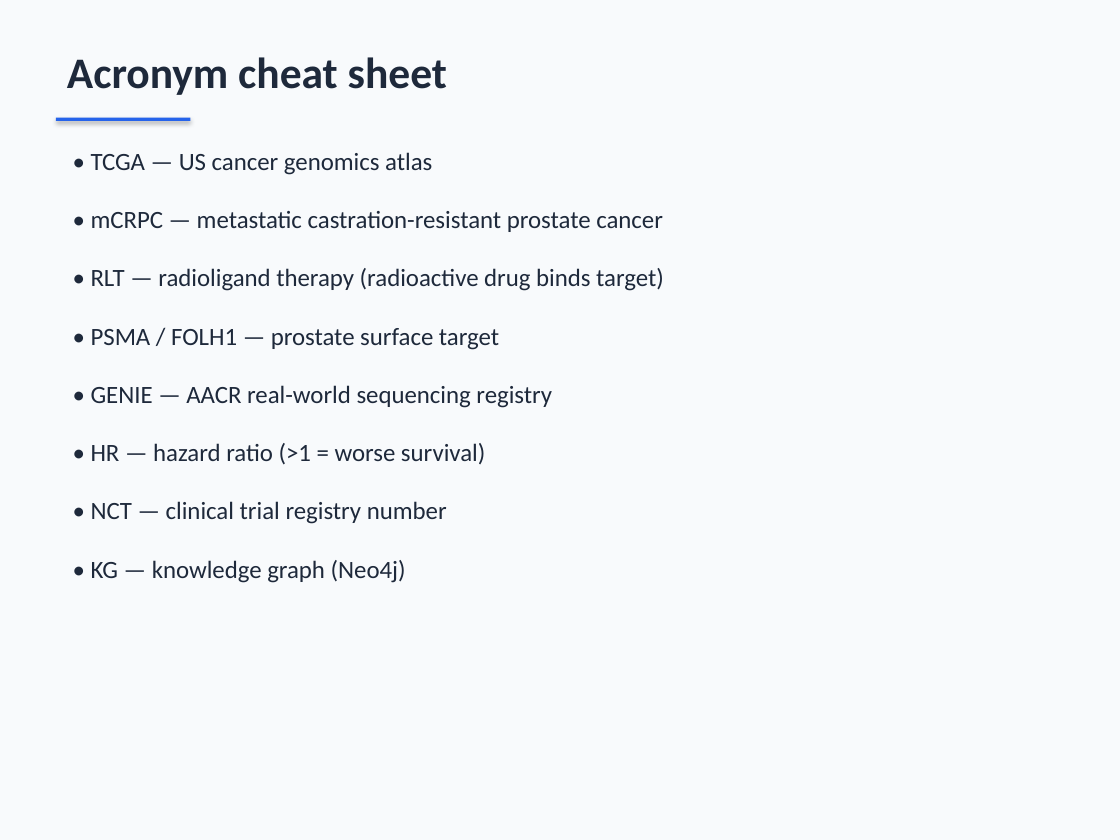
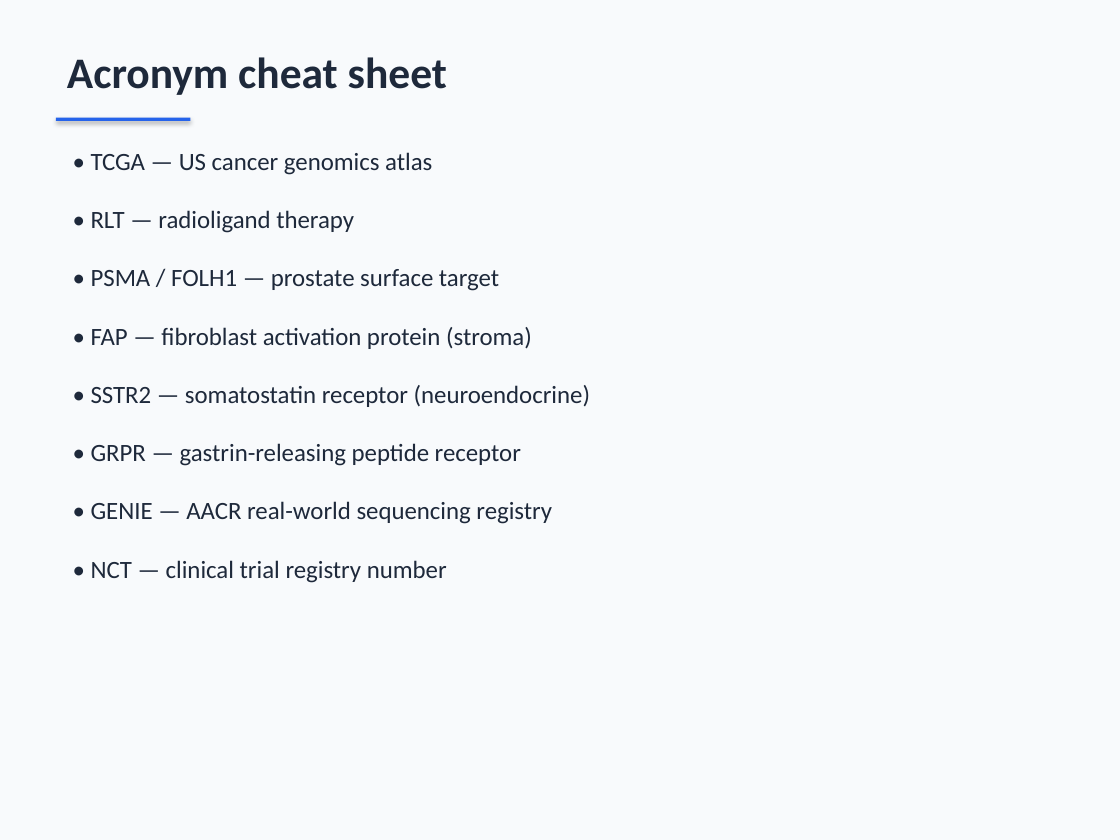
Before and after one commit to eurth/cd46-precision-medicine-platform, a slide deck: slide 12 of reports/OncoBridge_Demo_Presentation.pptx. Drawn at 1120x840 pixels with LibreOffice and Linux fonts; fonts in the diff are those of the drawing. Boxes give left, top, right and bottom in pixels: in the first picture for what was removed or moved away, otherwise in the second. Text is boxed around its words. In the diff, an @@ line names an element or a change of style, - is before the commit and + after.

Commit message:
Rebalance demo docs and PPT for equal five-target positioning.

```diff
--- a/reports/OncoBridge_Demo_Presentation.pptx
+++ b/reports/OncoBridge_Demo_Presentation.pptx
@@ text at [91,210,354,233]: text changed @@
-• mCRPC — metastatic castration-resistant prostate cancer
+• RLT — radioligand therapy
@@ text "• PSMA / FOLH1 — ...": place and size @@
-text "• PSMA / FOLH1 — ..." at [91,328,499,350]
+text "• PSMA / FOLH1 — ..." at [91,269,499,291]
@@ text removed at [91,268,664,291] @@
-• RLT — radioligand therapy (radioactive drug binds target)
@@ text added at [91,327,532,349], 16 pt, text #1E293B @@
+• FAP — fibroblast activation protein (stroma)
@@ text added at [91,385,590,407], 16 pt, text #1E293B @@
+• SSTR2 — somatostatin receptor (neuroendocrine)
@@ text at [91,443,521,466]: text changed @@
-• HR — hazard ratio (>1 = worse survival)
+• GRPR — gastrin-releasing peptide receptor
@@ text "• GENIE — AACR real-world ...": place and size @@
-text "• GENIE — AACR real-world ..." at [91,385,552,408]
+text "• GENIE — AACR real-world ..." at [91,501,552,524]
@@ text "• NCT — clinical trial ...": place and size @@
-text "• NCT — clinical trial ..." at [91,501,447,524]
+text "• NCT — clinical trial ..." at [91,560,447,583]
@@ text removed at [91,560,406,583] @@
-• KG — knowledge graph (Neo4j)
```
Also in this commit, not shown: 11 other slides changed, 1 slide added, 1 slide removed, 5 other files.
